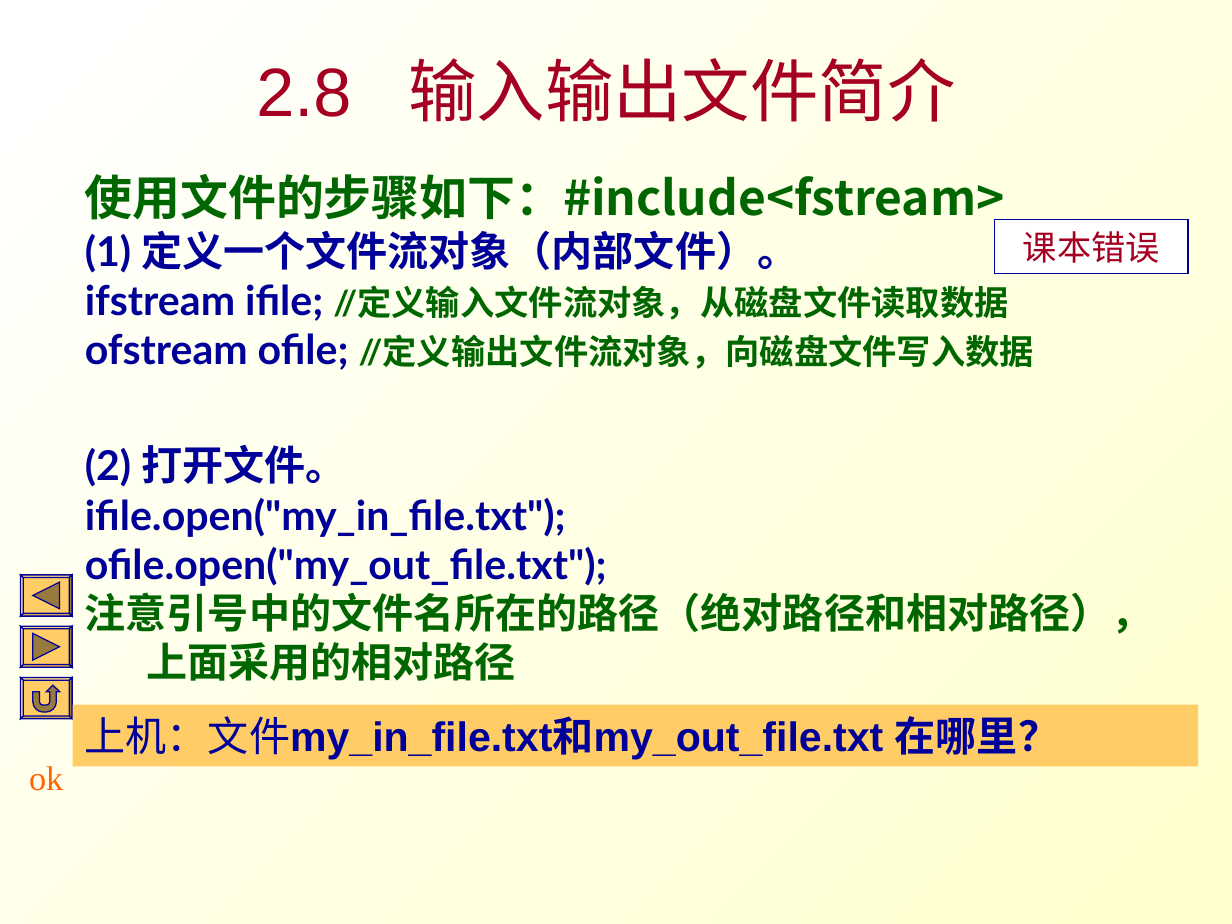
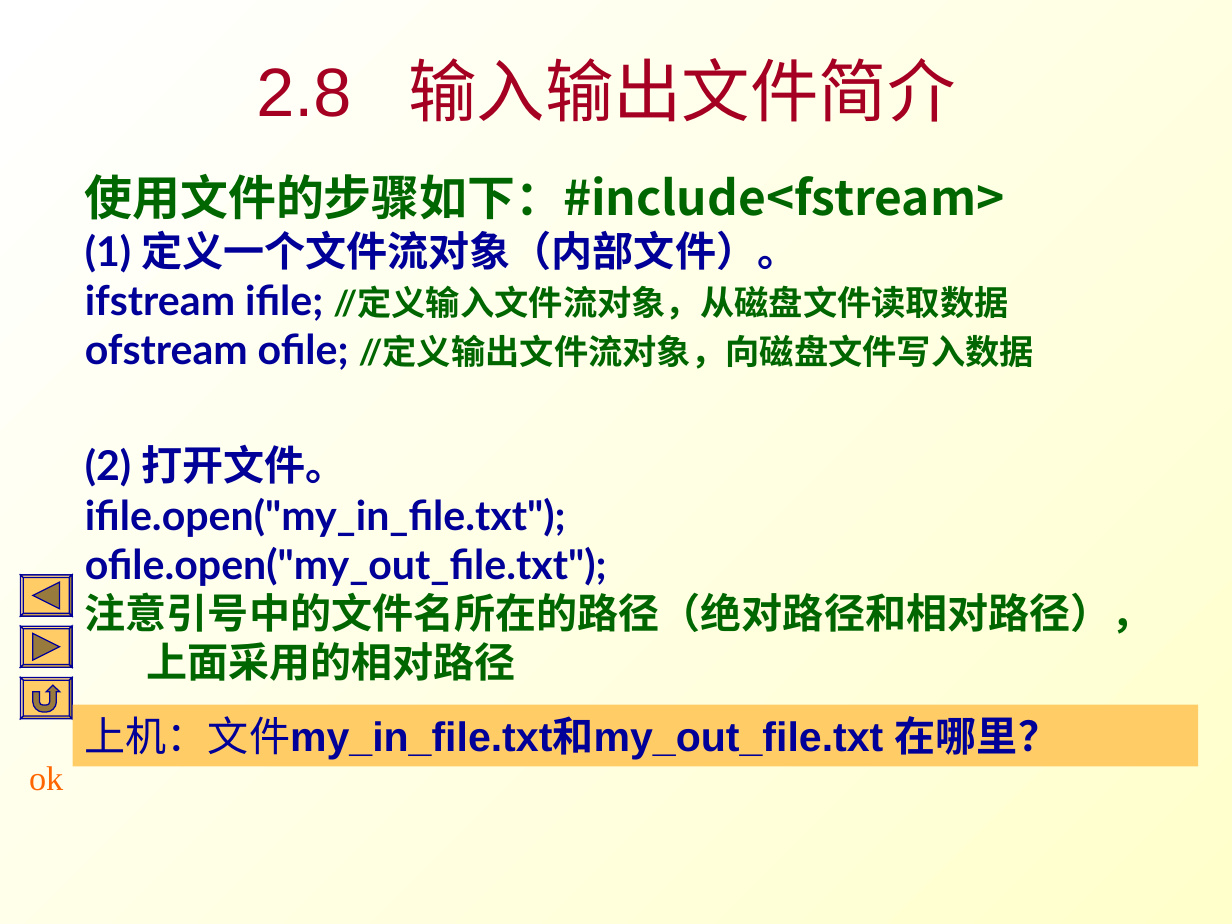
Before and after one commit to Changhe160/Changhe160.github.io, a slide deck: slide 52 of teachingRes/Cplusplus/unit02控制结构.ppt. Drawn at 1232x924 pixels with LibreOffice and Linux fonts; fonts in the diff are those of the drawing. Boxes give left, top, right and bottom in pixels: in the first picture for what was removed or moved away, otherwise in the second. Text is boxed around its words. In the diff, an @@ line names an element or a change of style, - is before the commit and + after.

```diff
--- a/teachingRes/Cplusplus/unit02控制结构.ppt
+++ b/teachingRes/Cplusplus/unit02控制结构.ppt
@@ rectangle removed at bbox=[994, 219, 1188, 274] @@
-课本错误
```
Also in this commit, not shown: 2 other slides changed.
